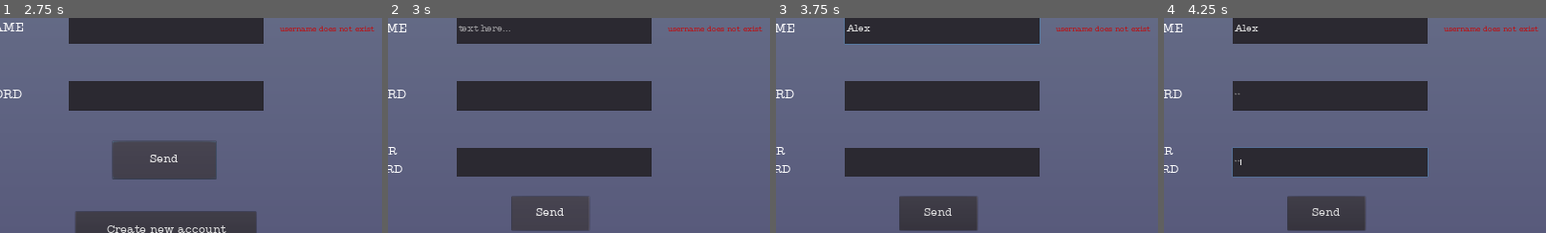
Above: before the commit, frames 1-4 (left to right).
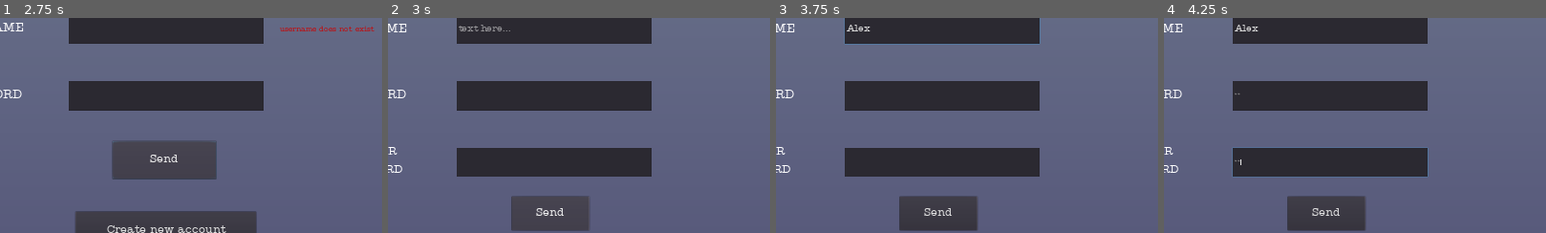
Above: after the commit, the same moments.

Repository: se-rai-na/HPCN-Game
Game: Godot game, scene res://scenes/Main.tscn
Same seed, same stepped clock (60 frames per second), same inputs: the game is played once before the commit and once after it.
Inputs (mouse positions are % of the whole screen's width and height, from its top left):
- Up to frame 1 (2.75 s): click "play" at 0.5 s; click (52, 43) at 1.27 s; type "Alex" at 1.35 s; click (52, 59) at 1.5 s; type "12" at 1.58 s; click "Send" at 2 s
- Up to frame 2 (3 s): click "Create new account" at 2.75 s
- Up to frame 3 (3.75 s): click (52, 43) at 3.52 s; type "Alex" at 3.6 s
- Up to frame 4 (4.25 s): click (52, 59) at 3.75 s; type "12" at 3.83 s; click (52, 74) at 3.98 s; type "12" at 4.07 s
The pictures show only the part of the screen within x 30-80%, y 41-91%; the shares and areas given below are measured in that part.

Frame 1 is identical in both runs. In frame 2, 0.3% of the frame differs, in the area x 73-98%, y 3-7%; in frame 3, 0.3%; in frame 4, 0.3%.

Commit message:
Fixed bug in login process
Couldn't log in multiple times

Diff:
--- a/Network/game_data/highscore_tracker.json
+++ b/Network/game_data/highscore_tracker.json
@@ -1 +1 @@
-{"1":{"user":"nina2001","time":30,"score":25},"2":{"user":"n …(240 unchanged characters)… score":0},"9":{"user":"nina2001","time":199,"score":5},"10":{"user":"","time":0,"score":0}}
+{"1":{"user":"nina2001","time":30,"score":25},"2":{"user":"n …(240 unchanged characters)… score":0},"9":{"user":"nina2001","time":37,"score":80},"10":{"user":"","time":0,"score":0}}
--- a/Network/game_data/user_data/nina2001.json
+++ b/Network/game_data/user_data/nina2001.json
@@ -1 +1 @@
-{"1":{"time":30,"score":25},"2":{"time":7,"score":40},"3":{"time":15,"score":50},"4":{"time":23,"score":55},"5":{"time":18,"score":60},"6":{"time":28,"score":65},"7":{"time":29,"score":70},"8":{"time":27,"score":75},"9":{"time":199,"score":5},"10":{"time":0,"score":0}}
+{"1":{"time":30,"score":25},"2":{"time":7,"score":40},"3":{"time":15,"score":50},"4":{"time":23,"score":55},"5":{"time":18,"score":60},"6":{"time":28,"score":65},"7":{"time":29,"score":70},"8":{"time":27,"score":75},"9":{"time":37,"score":80},"10":{"time":0,"score":0}}
--- a/Network/scenes/LevelManager.gd
+++ b/Network/scenes/LevelManager.gd
@@ -162,8 +162,9 @@
 
 func set_checks():
 	#checks for each levels
-	for i in range (0, flags.size()):
+	for i in range (0, 10):
 		if flags[i]:
+			print("flag" + str(i))
 			#checkMark_nodes[i].show()
 			star1_nodes[i].show()
 			level_nodes[i].disabled = false
@@ -326,7 +327,7 @@
 
 func _on_logout_pressed():
 	save_dictionary_to_json()
-	level_data = null
-	file_path = null
+	#level_data = null
+	#file_path = null
 	hide_buttons()
 	emit_signal("back_pressed")
--- a/Network/scenes/Login.gd
+++ b/Network/scenes/Login.gd
@@ -94,6 +94,7 @@
 func hide():
 	$login.hide()
 	$newAccount.hide()
+	$usernameInput.hide()
 	$usernameInput/userName.hide()
 	$passwordInput/password.hide()
 	$passwordInput.hide()
